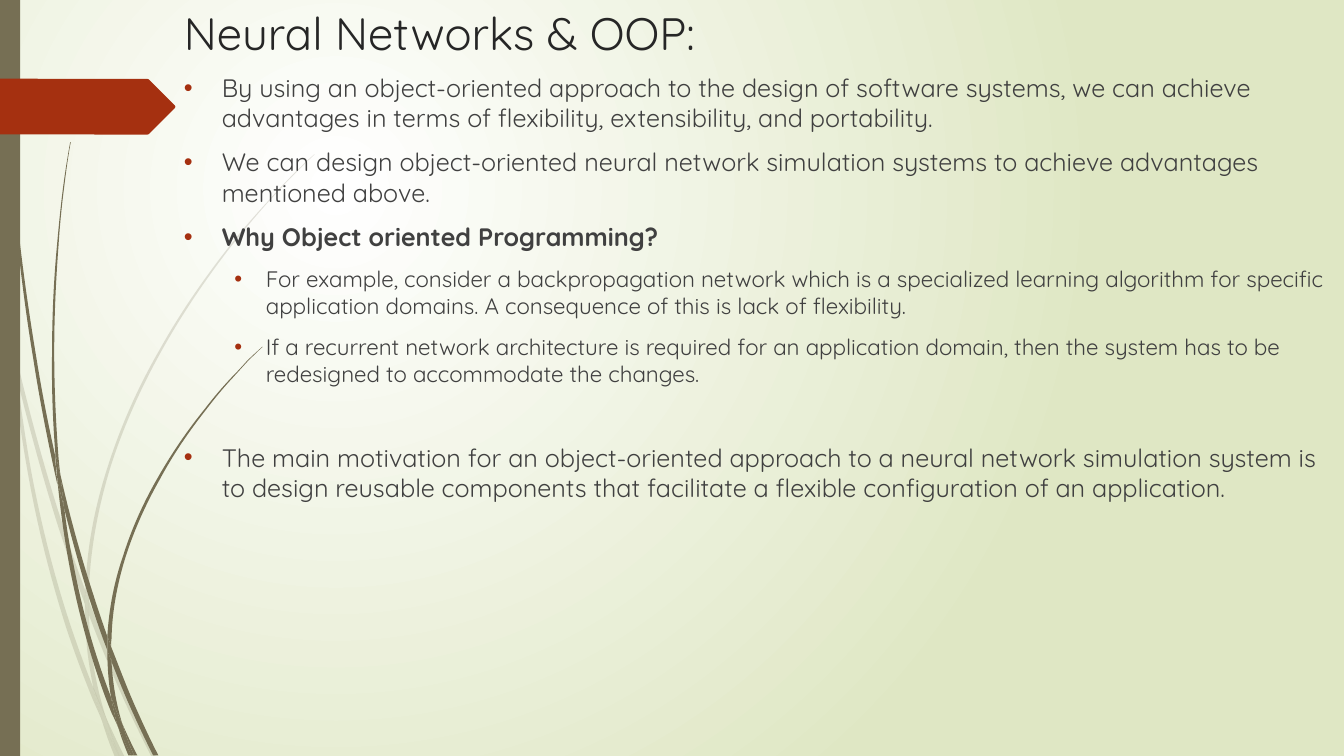
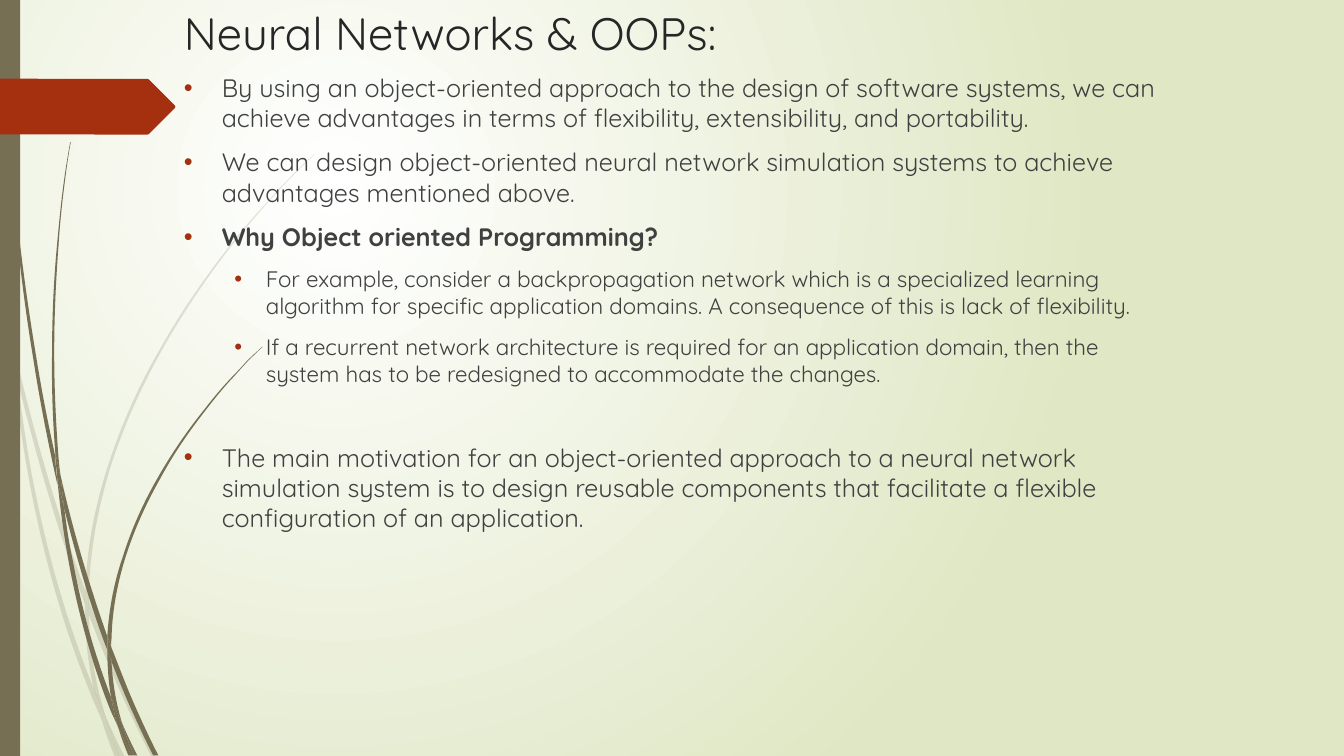
Before and after one commit to DivJAth/OOADPytorch, a slide deck: slide 14 of Grad_Presentation.pptx (slide 15 before the commit). Drawn at 1344x756 pixels with LibreOffice and Linux fonts; fonts in the diff are those of the drawing. Boxes give left, top, right and bottom in pixels: in the first picture for what was removed or moved away, otherwise in the second. Text is boxed around its words. In the diff, an @@ line names an element or a change of style, - is before the commit and + after.

```diff
--- a/Grad_Presentation.pptx
+++ b/Grad_Presentation.pptx
@@ title at (184,16,716,51): text changed @@
-Neural Networks & OOP:
+Neural Networks & OOPs:
@@ text "By using an object-oriented approach ..." rewrapped from (222,78,1323,502) to (222,78,1155,532) @@
```
Also in this commit, not shown: 11 other slides changed, 2 slides added, 3 slides removed.
